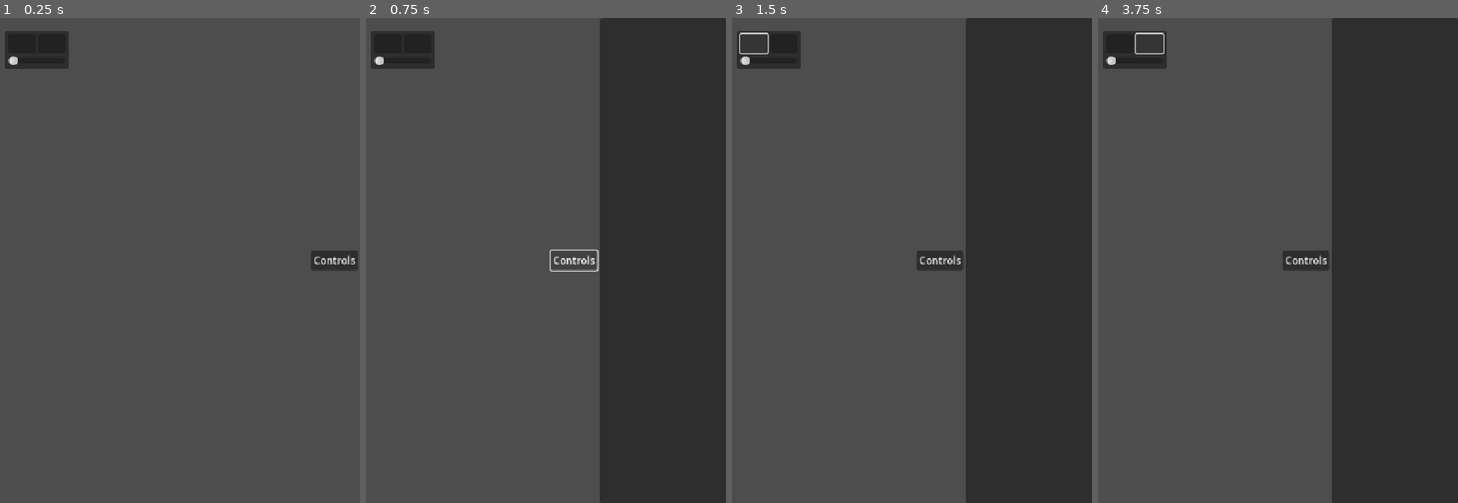
Above: before the commit, frames 1-4 (left to right).
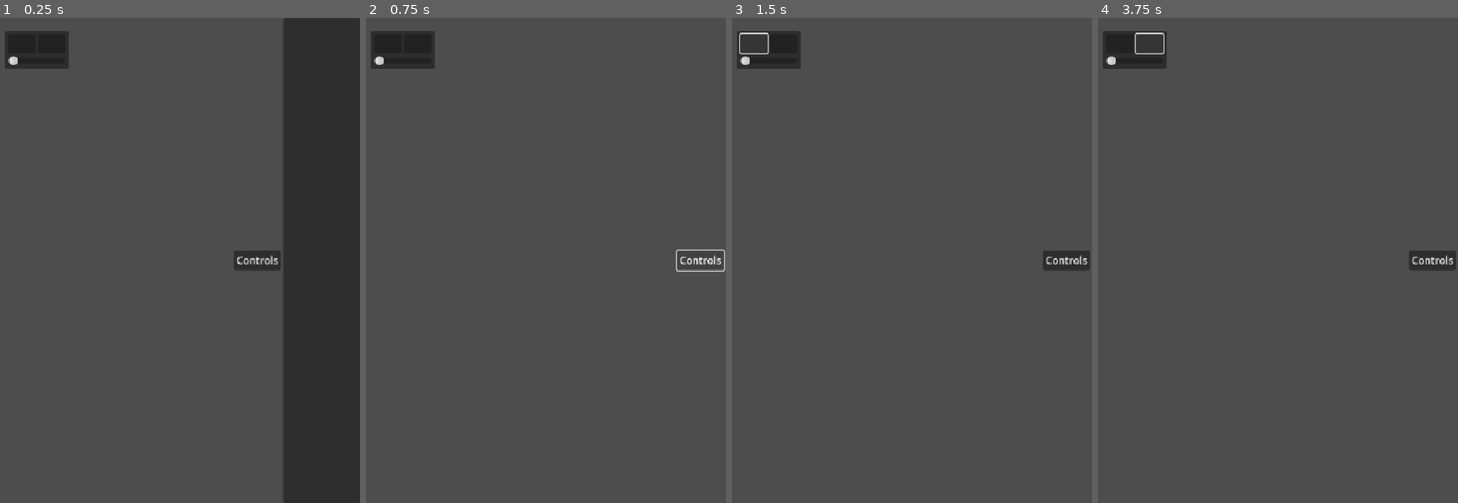
Above: after the commit, the same moments.

Repository: RajwolChapagain/Genetic-Flappy-Bird
Game: Godot game, scene res://scenes/ui.tscn
The game is run twice, just before and just after one commit, with the same random seed, the same clock (stepped at 60 frames per second) and the same inputs. This scene is started directly instead of the project's main scene.
Inputs (mouse positions are in pixels of both pictures, inside the frame that each line leads up to):
- Up to frame 1 (0.25 s): no input
- Up to frame 2 (0.75 s): click "Controls" at 0.5 s
- Up to frame 3 (1.5 s): click (753, 42) at 1.25 s
- Up to frame 4 (3.75 s): click (1119, 42) at 2 s; click (1119, 42) at 2.75 s; click (1148, 42) at 3.5 s

The runs differ from the first frame. In frame 1, 21% of the frame differs, in the area x 64-100%, y 0-100%; in frame 2, 35%; in frame 3, 35%, in the area x 51-100%, y 0-100%; in frame 4, 35%.

Commit message:
Refactor expandable dock

Diff:
--- a/scenes/expandable_dock.tscn
+++ b/scenes/h_expandable_dock.tscn
@@ -1,37 +1,35 @@
 [gd_scene load_steps=2 format=3 uid="uid://w5sw4x4mu7eq"]
 
-[ext_resource type="Script" uid="uid://phuk4q6qdnb0" path="res://scripts/expandable_dock.gd" id="1_8lkuh"]
+[ext_resource type="Script" uid="uid://phuk4q6qdnb0" path="res://scripts/h_expandable_dock.gd" id="1_8lkuh"]
 
-[node name="ExpandableDock" type="Control"]
-custom_minimum_size = Vector2(300, 0)
+[node name="HExpandableDock" type="Control"]
+custom_minimum_size = Vector2(200, 0)
 layout_mode = 3
+anchors_preset = 11
+anchor_left = 1.0
+anchor_right = 1.0
+anchor_bottom = 1.0
+grow_horizontal = 0
+grow_vertical = 2
+size_flags_horizontal = 8
+script = ExtResource("1_8lkuh")
+expanded = true
+
+[node name="Items" type="HBoxContainer" parent="."]
+unique_name_in_owner = true
+layout_mode = 1
 anchors_preset = 15
 anchor_right = 1.0
 anchor_bottom = 1.0
 grow_horizontal = 2
 grow_vertical = 2
-size_flags_horizontal = 8
-script = ExtResource("1_8lkuh")
-
-[node name="Items" type="HBoxContainer" parent="."]
-unique_name_in_owner = true
-layout_mode = 1
-anchors_preset = 11
-anchor_left = 1.0
-anchor_right = 1.0
-anchor_bottom = 1.0
-offset_left = -278.0
-grow_horizontal = 0
-grow_vertical = 2
 
 [node name="Button" type="Button" parent="Items"]
 layout_mode = 2
-size_flags_horizontal = 3
 size_flags_vertical = 4
 text = "Controls"
 
 [node name="Panel" type="Panel" parent="Items"]
-custom_minimum_size = Vector2(200, 0)
 layout_mode = 2
 size_flags_horizontal = 3
 
--- a/scenes/ui.tscn
+++ b/scenes/ui.tscn
@@ -1,6 +1,6 @@
 [gd_scene load_steps=2 format=3 uid="uid://3de41qa61pva"]
 
-[ext_resource type="PackedScene" uid="uid://w5sw4x4mu7eq" path="res://scenes/expandable_dock.tscn" id="1_nt7q6"]
+[ext_resource type="PackedScene" uid="uid://w5sw4x4mu7eq" path="res://scenes/h_expandable_dock.tscn" id="1_nt7q6"]
 
 [node name="UI" type="Control"]
 layout_mode = 3
@@ -59,7 +59,4 @@
 layout_mode = 2
 
 [node name="ControlDock" parent="." instance=ExtResource("1_nt7q6")]
-custom_minimum_size = Vector2(500, 0)
 layout_mode = 1
-offset_left = 724.0
-offset_right = 200.0
--- a/scripts/expandable_dock.gd
+++ /dev/null
@@ -1,20 +0,0 @@
-extends Control
-
-@onready var INIT_POSITION = %Items.position
-@onready var SLIDE_DISTANCE = %Items/Panel.size.x
-var expanded = false:
-	get:
-		return expanded
-	set(value):
-		if value:
-			%Items.position = Vector2(INIT_POSITION.x - SLIDE_DISTANCE, INIT_POSITION.y)
-			expanded = value
-		else:
-			%Items.position = INIT_POSITION
-			expanded = value
-
-func _on_button_pressed() -> void:
-	if not expanded:
-		expanded = true
-	else:
-		expanded = false
--- /dev/null
+++ b/scripts/h_expandable_dock.gd
@@ -0,0 +1,27 @@
+extends Control
+
+@export var expanded: bool
+
+@onready var EXPANDED_POSITION: Vector2
+@onready var SLIDE_VECTOR: Vector2
+
+func _ready() -> void:
+	# Defer the call because things like %Items.size will return 0
+	# 	since control sizes are determined after _ready
+	call_deferred("initialize_layout")
+
+func initialize_layout() -> void:
+	SLIDE_VECTOR = Vector2.LEFT * %Items/Panel.size
+
+	if expanded:
+		EXPANDED_POSITION = %Items.position
+	else:
+		EXPANDED_POSITION = %Items.position + SLIDE_VECTOR
+
+func _on_button_pressed() -> void:
+	if not expanded:
+		%Items.position = EXPANDED_POSITION
+		expanded = true
+	else:
+		%Items.position -= SLIDE_VECTOR
+		expanded = false
Renamed: scripts/expandable_dock.gd.uid -> scripts/h_expandable_dock.gd.uid
